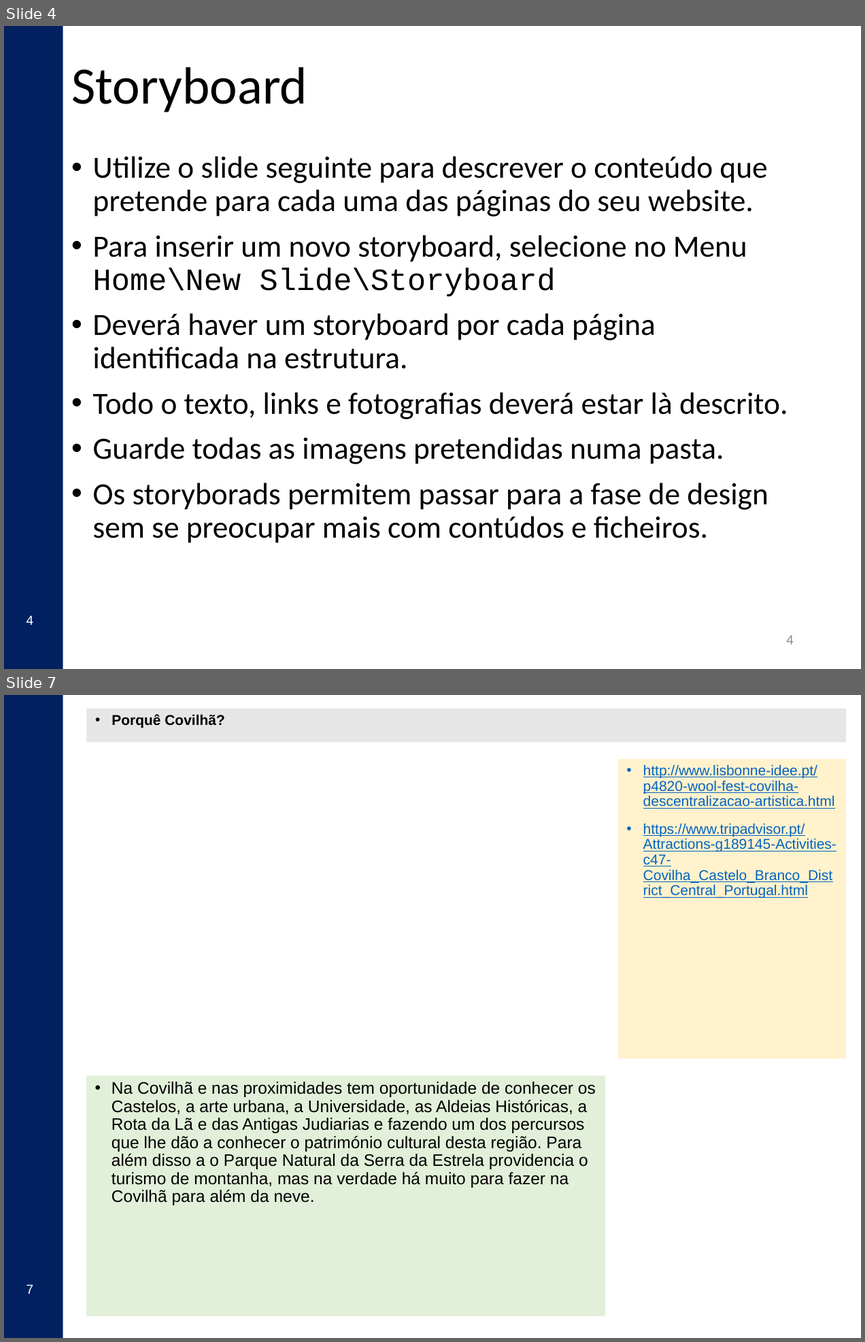
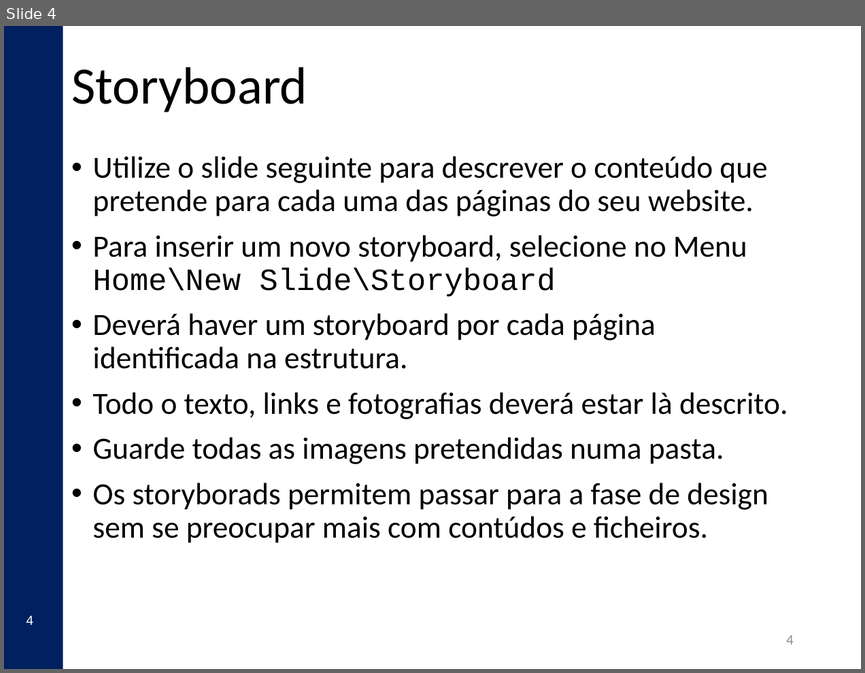
Before and after one commit to Gabulhas/CompWeb, a slide deck: UBI_CompWeb_2018_templates.pptx. Shown one above the other, each under a label of ours: slides 4 and 7 before the commit, slide 4 after it; the slides between them are not shown. The pictures are 865x1342 and 865x673 pixels, drawn with LibreOffice and Linux fonts; fonts in the diff are those of the drawing; background and template pictures are left out. Boxes give left, top, right and bottom in pixels: in the first picture for what was removed or moved away, otherwise in the second. Text is boxed around its words. In the diff, an @@ line names an element or a change of style, - is before the commit and + after.

```diff
--- a/UBI_CompWeb_2018_templates.pptx
+++ b/UBI_CompWeb_2018_templates.pptx
@@ slide 7 removed at box(4, 695, 861, 1338), background #FFFFFF; not listed: 3 template elements that a slide beside it also shows @@
@@ text removed at box(86, 709, 845, 742) @@
-• Porquê Covilhã?
@@ text removed at box(618, 759, 847, 1058) @@
-• http://www.lisbonne-idee.pt/p4820-wool-fest-covilha-descentralizacao-artistica.html
-• https://www.tripadvisor.pt/Attractions-g189145-Activities-c47-Covilha_Castelo_Branco_District_Central_Portugal.html
@@ text removed at box(86, 1075, 606, 1317) @@
-• Na Covilhã e nas proximidades tem oportunidade de conhecer os Castelos, a arte urbana, a Universidade, as Aldeias Históricas, a Rota da Lã e das Antigas Judiarias e fazendo um dos percursos que lhe dão a conhecer o património cultural desta região. Para além disso a o Parque Natural da Serra da Estrela providencia o turismo de montanha, mas na verdade há muito para fazer na Covilhã para além da neve.
```
Also in this commit, not shown: 9 slides changed, 3 slides added, 2 other slides removed.
